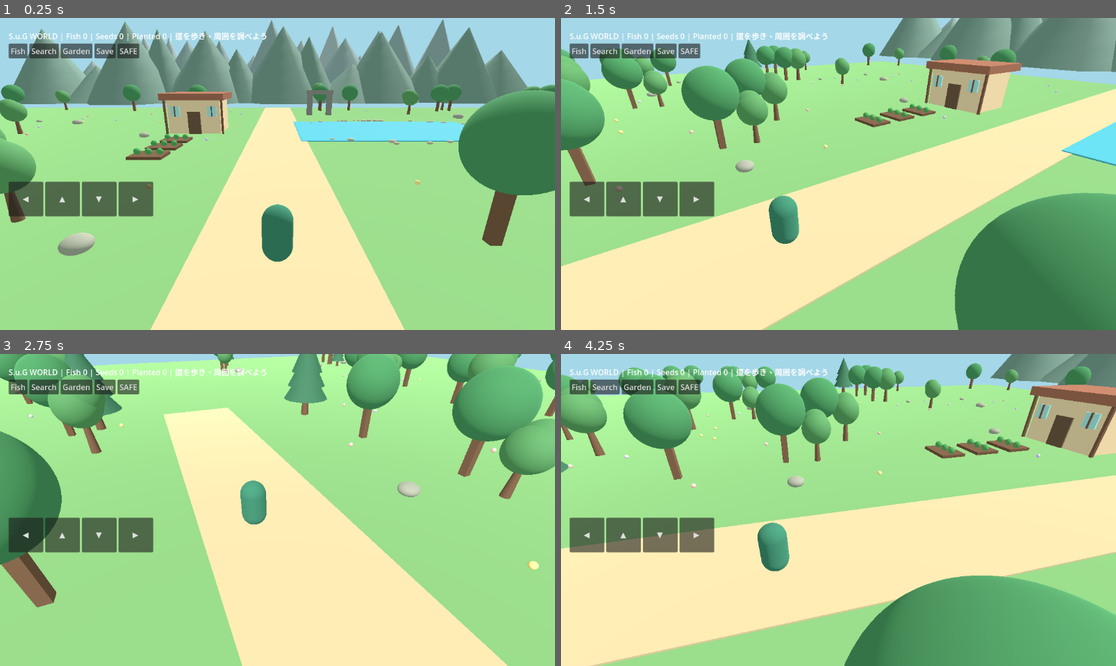
Above: before the commit, frames 1-4 (two rows, left to right).
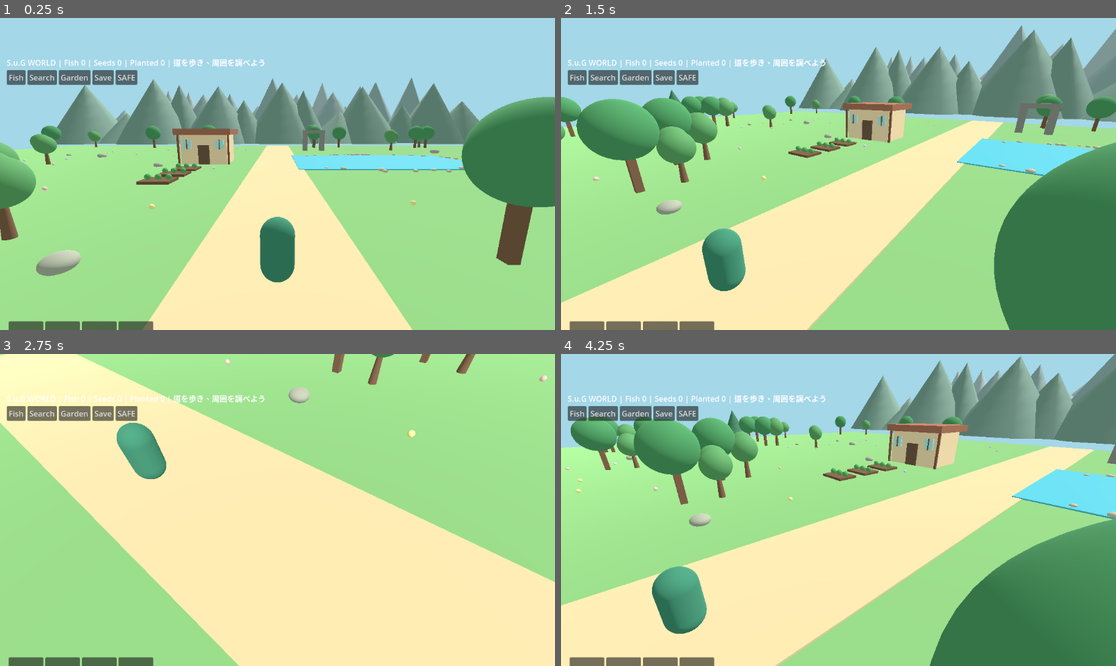
Above: after the commit, the same moments.

Repository: koji06ochi-ship-it/SUG-WORLD-3D
Game: Godot game, scene res://main.tscn
Two runs of this game, one before a commit and one after it. Both use one fixed random seed, a clock stepped at 60 frames per second and the inputs below.
Inputs (mouse positions are in pixels of both pictures, inside the frame that each line leads up to):
- Up to frame 1 (0.25 s): no input
- Up to frame 2 (1.5 s): move the mouse to (960, 158) at 0.52 s; hold D 0.53-1.25 s; click (960, 158) at 0.67 s; drag from (727, 189) to (810, 236) at 1.27 s
- Up to frame 3 (2.75 s): move the mouse to (333, 441) at 2.02 s; hold D from 2.03 s (still down)
- Up to frame 4 (4.25 s): release D at 2.75 s; drag from (810, 572) to (672, 463) at 2.77 s; move the mouse to (1005, 556) at 3.52 s; hold A from 3.53 s (still down)

The runs differ from the first frame. In frame 1, 41% of the frame differs, in the area x 0-100%, y 0-100%; in frame 2, 53%; in frame 3, 45%; in frame 4, 62%.

Commit message:
Improve mobile camera framing and move touch UI away from center

Diff:
--- a/valley.gd
+++ b/valley.gd
@@ -121,17 +121,17 @@
     add_child(player)
     camera = Camera3D.new()
     camera.current = true
-    camera.fov = 60
+    camera.fov = 68
     add_child(camera)
 
 func _create_ui() -> void:
     var layer := CanvasLayer.new()
     add_child(layer)
     var panel := VBoxContainer.new()
-    panel.position = Vector2(18, 25)
+    panel.position = Vector2(14, 80)
     layer.add_child(panel)
     status = Label.new()
-    status.text = "S.u.G WORLD | Godot experiment"
+    status.text = "S.u.G WORLD"
     panel.add_child(status)
     var buttons := HBoxContainer.new()
     panel.add_child(buttons)
@@ -141,7 +141,7 @@
         button.pressed.connect(_action.bind(action))
         buttons.add_child(button)
     var touch_controls := HBoxContainer.new()
-    touch_controls.position = Vector2(18, 340)
+    touch_controls.position = Vector2(18, 630)
     layer.add_child(touch_controls)
     for spec in [["◀", -1.0, 0.0], ["▲", 0.0, 1.0], ["▼", 0.0, -1.0], ["▶", 1.0, 0.0]]:
         var key_button := Button.new()
@@ -255,6 +255,6 @@
     player.velocity.z = direction.z * forward * 4.0
     player.velocity.y = 0
     player.move_and_slide()
-    var target := player.global_position + Vector3(-sin(heading) * 7, 5, -cos(heading) * 8)
+    var target := player.global_position + Vector3(-sin(heading) * 5.5, 3.8, -cos(heading) * 6.5)
     camera.global_position = camera.global_position.lerp(target, min(1.0, delta * 6.0))
-    camera.look_at(player.global_position + Vector3(0, 1, 2))
+    camera.look_at(player.global_position + Vector3(0, 1.0, 4.5))
